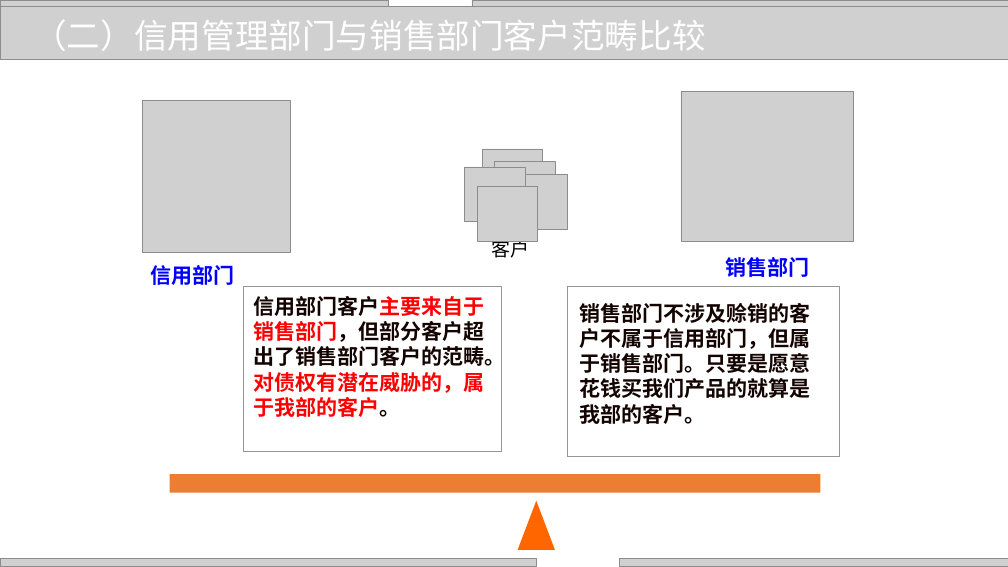
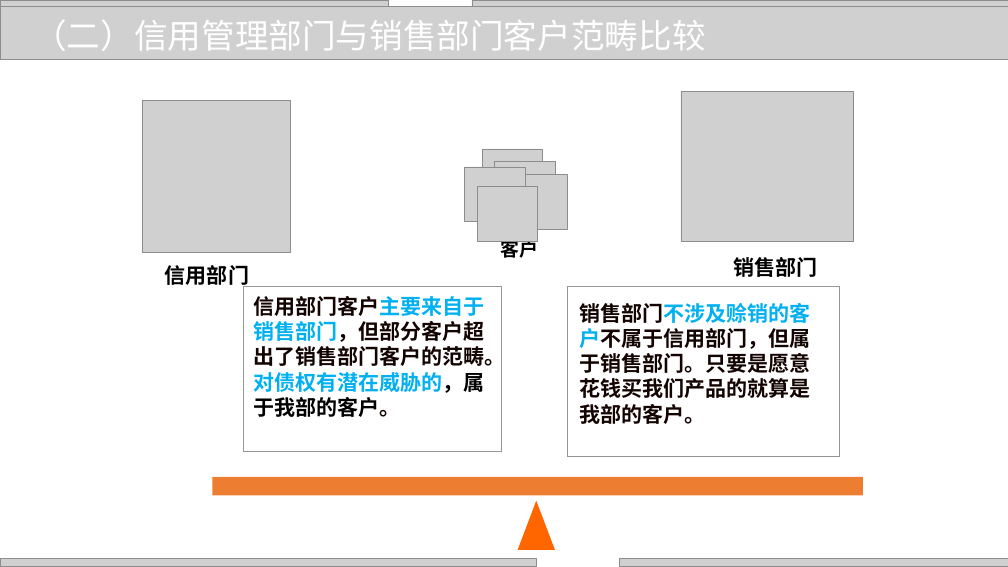
Before and after one commit to zhangjianzhang/internet_credit, a slide deck: slide 5 of files/slides/lecture_9.pptx. Drawn at 1008x567 pixels with LibreOffice and Linux fonts; fonts in the diff are those of the drawing; grey boxes stand for pictures; background and template pictures are left out. Boxes give left, top, right and bottom in pixels: in the first picture for what was removed or moved away, otherwise in the second. Text is boxed around its words. In the diff, an @@ line names an element or a change of style, - is before the commit and + after.

```diff
--- a/files/slides/lecture_9.pptx
+++ b/files/slides/lecture_9.pptx
@@ text "客户" at [501, 236, 539, 261]: bold on; alignment left to centre @@
@@ text "信用部门" at [165, 265, 249, 288]: text colour #0000FF to #000000; alignment left to centre @@
@@ text "销售部门" at [734, 257, 818, 277]: text colour #0000FF to #000000; alignment left to centre @@
@@ text "信用部门客户主要来自于销售部门，但部分客户超出了销售部门客户的范畴。对债权有潜在威胁的，属于我部的客户。" at [253, 296, 505, 417]: text colour #FF0000 to #00B0F0, text colour #FF0000 to #000000 in "信用部门客户主要来自于销售部门，但部分客户超出了销售部门客户的范畴。对债权有潜在威胁的，属于我部的客户。" @@
@@ text "销售部门不涉及赊销的客户不属于信用部门，但属于销售部门。只要是愿意花钱买我们产品的就算是我部的客户。" at [579, 303, 810, 424]: text colour #130401 to #00B0F0 in "销售部门不涉及赊销的客户不属于信用部门，但属于销售部门。只要是愿意花钱买我们产品的就算是我部的客户。" @@
@@ rectangle: place and size @@
-rectangle at [169, 474, 820, 492]
+rectangle at [212, 477, 864, 495]
```
Also in this commit, not shown: 37 other slides changed, 1 slide removed, 4 other files.
